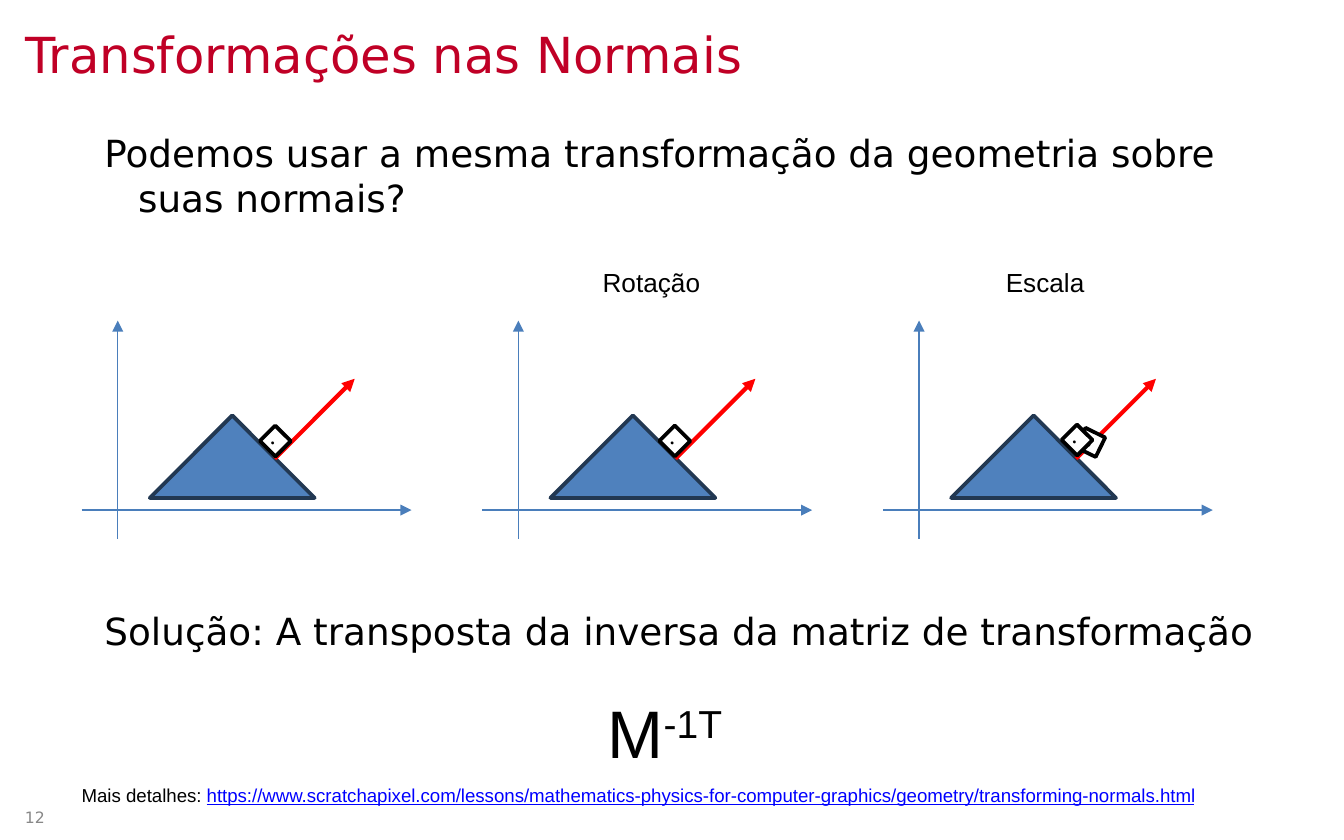
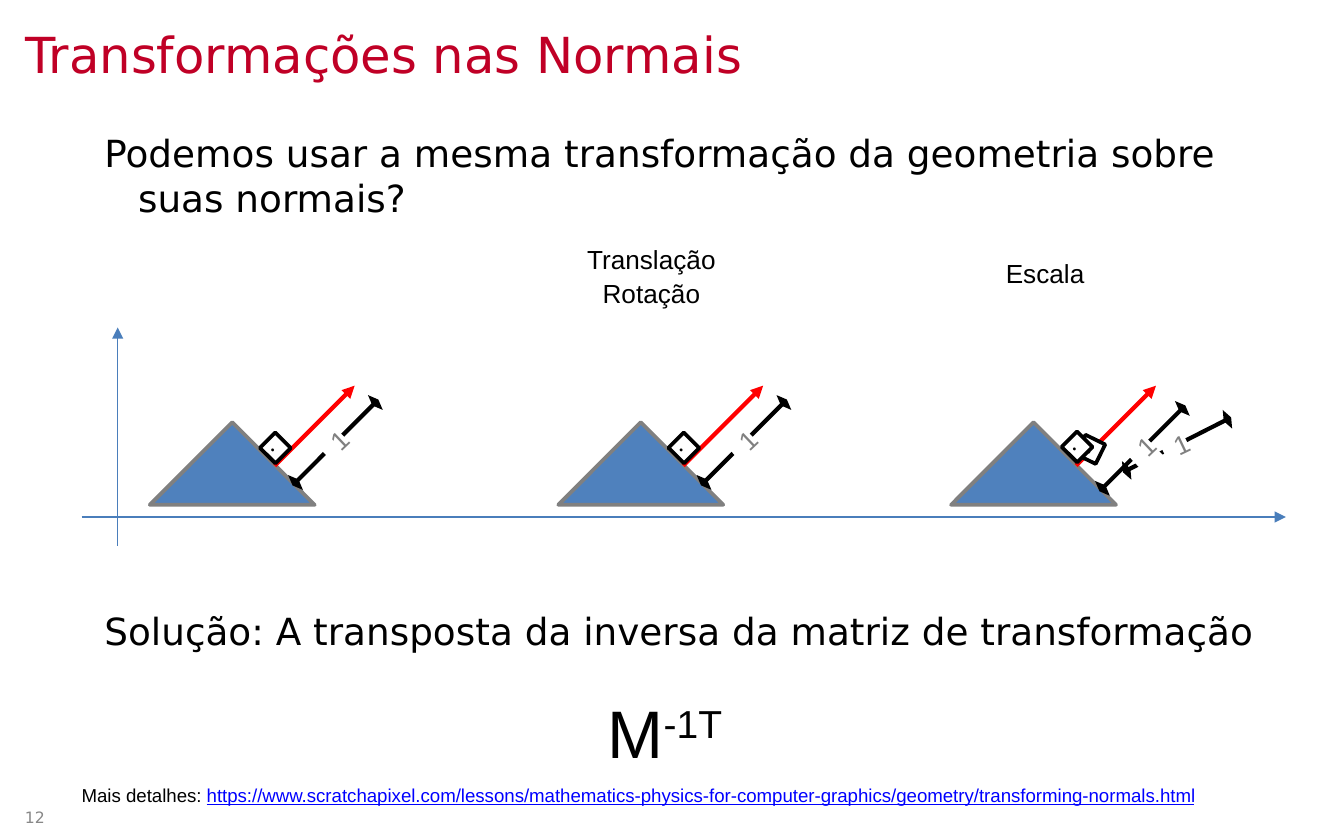
Before and after one commit to lpsoares/ComputacaoGrafica, a slide deck: slide 12 of content/aulas/16-revisao4/aula16_revisao4.pptx. Drawn at 1344x840 pixels with LibreOffice and Linux fonts; fonts in the diff are those of the drawing; background and template pictures are left out. Boxes give left, top, right and bottom in pixels: in the first picture for what was removed or moved away, otherwise in the second. Text is boxed around its words. In the diff, an @@ line names an element or a change of style, - is before the commit and + after.

```diff
--- a/content/aulas/16-revisao4/aula16_revisao4.pptx
+++ b/content/aulas/16-revisao4/aula16_revisao4.pptx
@@ text added at [587,250,715,275], 14 pt, text #000000 @@
+Translação
@@ text "Escala": place and size @@
-text "Escala" at [1006,273,1085,293]
+text "Escala" at [1006,264,1085,284]
@@ text "Rotação": place and size @@
-text "Rotação" at [603,273,700,298]
+text "Rotação" at [603,284,700,309]
@@ arrow removed from (519, 539) to (519, 321) @@
@@ arrow removed from (919, 539) to (919, 321) @@
@@ arrow moved from (676, 458) - (755, 379) to (683, 465) - (763, 386) @@
@@ double arrow added from (296, 482) to (375, 403), #000000 2.25 pt @@
@@ double arrow added from (704, 482) to (784, 403), #000000 2.25 pt @@
@@ double arrow added from (1102, 488) to (1183, 409), #000000 2.25 pt @@
@@ double arrow added from (1126, 470) to (1227, 419), #000000 2.25 pt @@
@@ rectangle added at [309,420,359,470], fill #FFFFFF, 14 pt, text #808080 @@
+1
@@ outline #233953 2 pt to #808080 2 pt in 3 elements at [151,422,316,504], [952,422,1117,504], [558,422,723,504] @@
@@ triangle: place and size @@
-triangle at [551,415,716,497]
+triangle at [558,422,723,504]
@@ rectangle "·": place and size @@
-rectangle "·" at [659,426,690,456]
+rectangle "·" at [669,432,699,463]
@@ rectangle added at [718,420,768,470], fill #FFFFFF, 14 pt, text #808080 @@
+1
@@ 3 arrows, 2 rectangles, 2 triangles: place and size @@
-3 arrows, 2 rectangles, 2 triangles at [118,321,1156,539]
+3 arrows, 2 rectangles, 2 triangles at [118,328,1156,546]
@@ rectangle "·": place and size @@
-rectangle "·" at [1061,424,1092,455]
+rectangle "·" at [1061,432,1092,463]
@@ rectangle added at [1117,426,1167,477], fill #FFFFFF, 14 pt, text #808080 @@
+1
@@ rectangle added at [1154,421,1197,474], fill #FFFFFF, 14 pt, text #808080 @@
+1
@@ arrow moved from (82, 511) - (411, 511) to (82, 517) - (1286, 517) @@
@@ arrow removed from (482, 511) to (812, 511) @@
@@ arrow removed from (883, 511) to (1212, 511) @@
```
Also in this commit, not shown: 7 other slides changed, 3 slides added.
